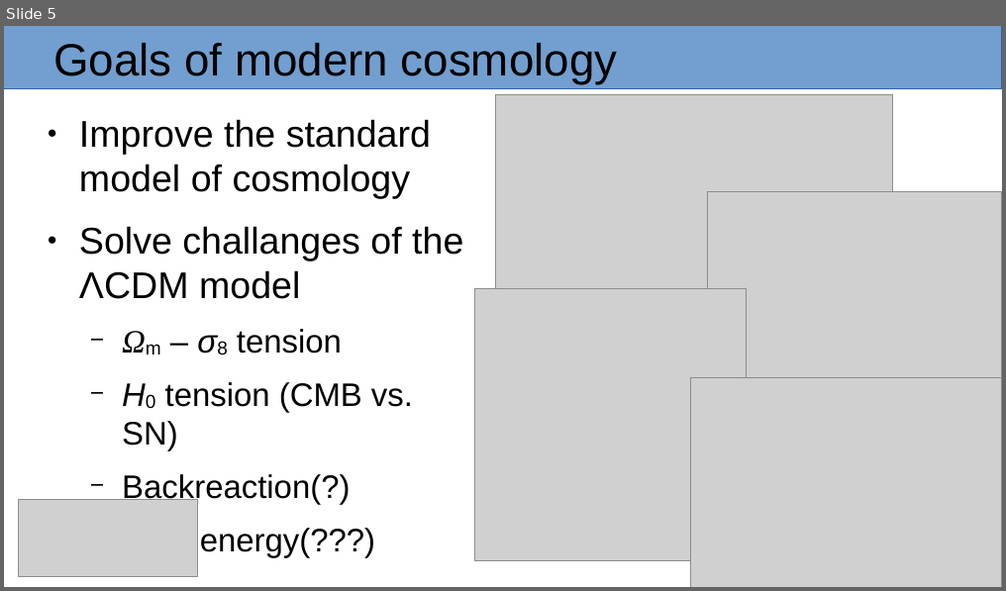
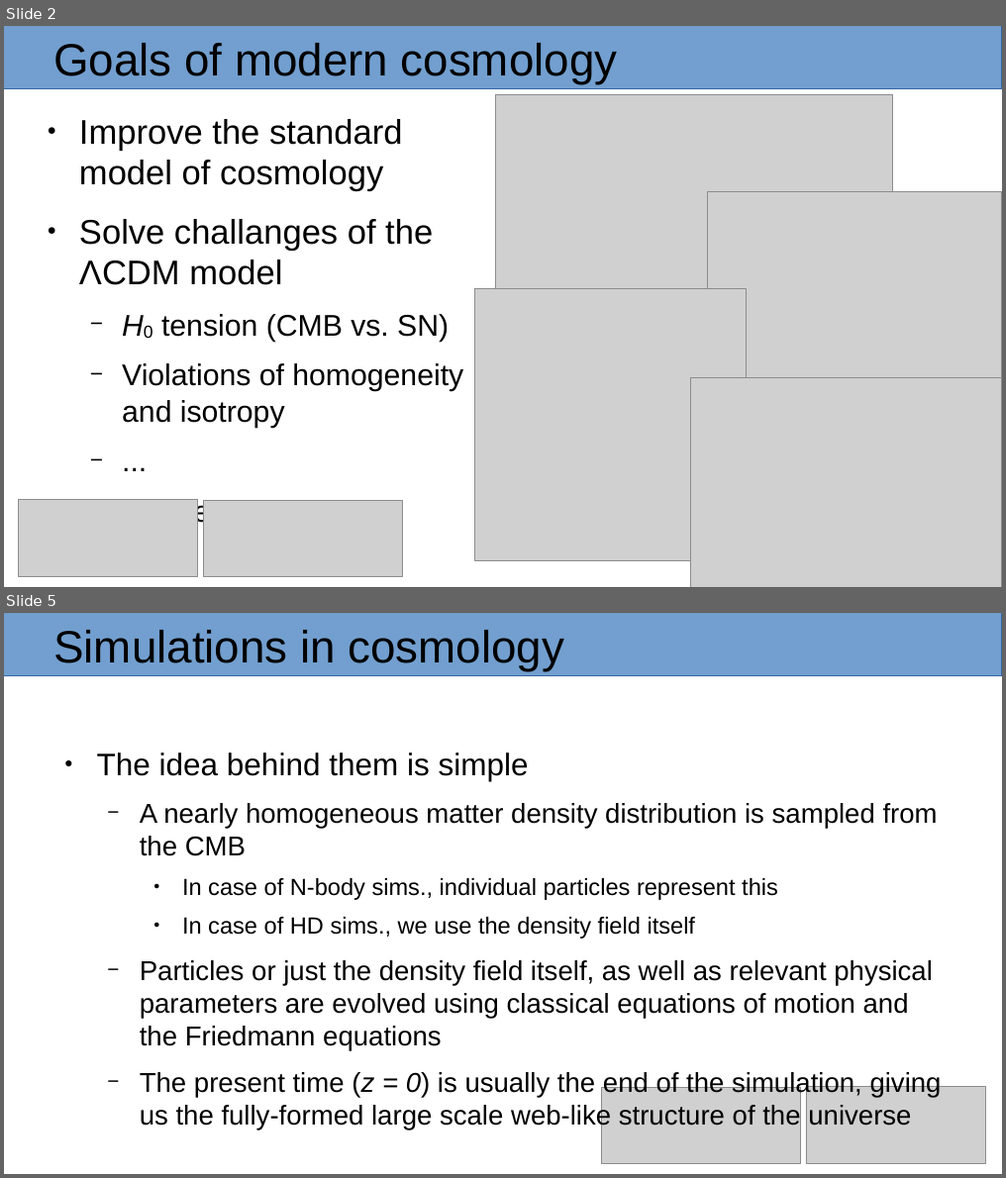
Before and after one commit to masterdesky/presentations, a slide deck: cosmology/cosmo-and-machine-learning/presentation/cosmo-and-ml.odp. Shown one above the other, each under a label of ours: slide 5 before the commit, slides 2 and 5 after it; the slides between them are not shown. The pictures are 1006x591 and 1006x1178 pixels, drawn with LibreOffice and Linux fonts; fonts in the diff are those of the drawing; grey boxes stand for pictures. Boxes give left, top, right and bottom in pixels: in the first picture for what was removed or moved away, otherwise in the second. Text is boxed around its words. In the diff, an @@ line names an element or a change of style, - is before the commit and + after.

Commit message:
ml + sims in cosmo pres

```diff
--- a/cosmology/cosmo-and-machine-learning/presentation/cosmo-and-ml.odp
+++ b/cosmology/cosmo-and-machine-learning/presentation/cosmo-and-ml.odp
@@ slide 5 added at (4, 613, 1002, 1174), background #FFFFFF @@
@@ rectangle added at (4, 613, 1002, 676), fill #729FCF, outline #3465A4 0 pt @@
@@ title added at (54, 630, 563, 671), 36 pt, text #000000 @@
+Simulations in cosmology
@@ text added at (97, 753, 942, 1131), 21.7 pt, text #000000 @@
+● The idea behind them is simple
+  − A nearly homogeneous matter density distribution is sampled from the CMB
+    ● In case of N-body sims., individual particles represent this
+    ● In case of HD sims., we use the density field itself
+  − Particles or just the density field itself, as well as relevant physical parameters are evolved using classical equations of motion and the Friedmann equations
+  − The present time (z = 0) is usually the end of the simulation, giving us the fully-formed large scale web-like structure of the universe
@@ picture added at (602, 1087, 801, 1164) @@
@@ picture added at (806, 1087, 986, 1164) @@
@@ what was slide 5 is now slide 2 @@
@@ slide 2 changed as well @@
@@ text at (79, 119, 449, 500): size 29.6 to 27.2 pt in "Improve the standard model of cosmology", "Solve challanges of the ΛCDM model"; size 25.9 to 23.8 pt in "H0 tension (CMB vs. SN)", "Dark energy(???)" @@
@@ text at (237, 329, 342, 354): paragraph removed @@
-  − Ωm – σ8 tension
@@ text at (122, 364, 463, 428): text changed; size 25.9 to 23.8 pt @@
-  − Backreaction(?)
+  − Violations of homogeneity and isotropy
+  − ...
@@ picture added at (203, 500, 402, 577) @@
```
Also in this commit, not shown: 3 other slides changed, 7 other slides added, 1 slide removed, 3 other files.
